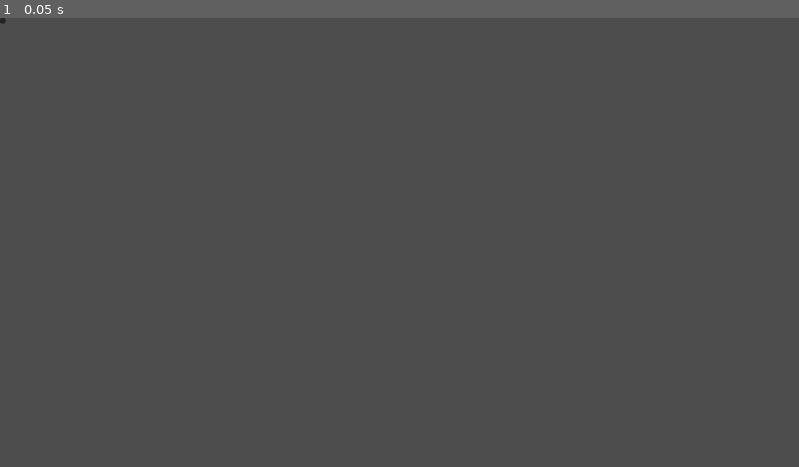
Above: before the commit, frame 1.
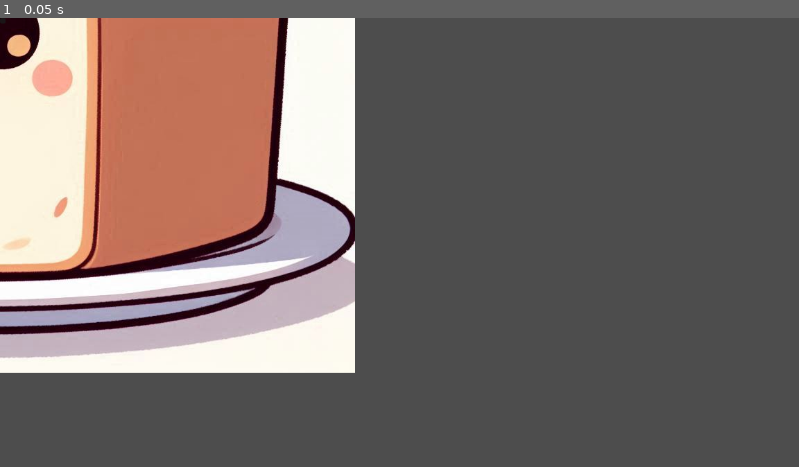
Above: after the commit, the same moment.

Repository: 2ufkpfb9daxnik/roguelikepuzzle
Game: Godot game, scene res://main_scene.tscn
Two runs of this game, one before a commit and one after it. Both use one fixed random seed, a clock stepped at 60 frames per second and the inputs below. The project has no main scene, so this scene is started directly.
Inputs:
- Up to frame 1 (0.05 s): no input

The runs differ from the first frame. In frame 1, 35% of the frame differs, in the area x 0-45%, y 0-80%.

Commit message:
sound folder upload

Diff:
--- a/cell.tscn
+++ b/cell.tscn
@@ -1,3 +1,6 @@
-[gd_scene format=3 uid="uid://dfx5p1og6gn1d"]
+[gd_scene load_steps=2 format=3 uid="uid://dfx5p1og6gn1d"]
+
+[ext_resource type="Texture2D" uid="uid://fhm3og46purh" path="res://Texture/bread.jpg" id="1_wdqop"]
 
 [node name="Cell" type="Sprite2D"]
+texture = ExtResource("1_wdqop")
--- a/project.godot
+++ b/project.godot
@@ -11,5 +11,5 @@
 [application]
 
 config/name="Roguelikepuzzle"
-config/features=PackedStringArray("4.2", "Forward Plus")
+config/features=PackedStringArray("4.3", "Forward Plus")
 config/icon="res://icon.svg"
